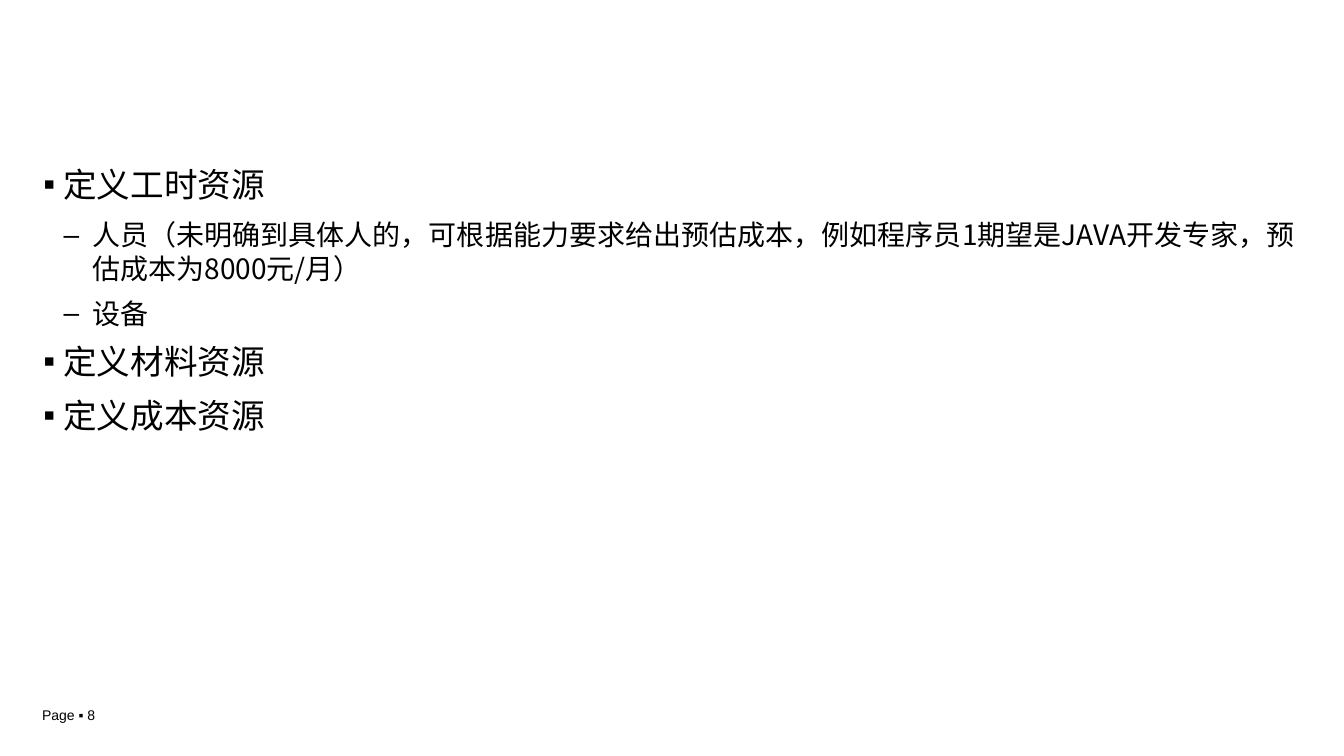
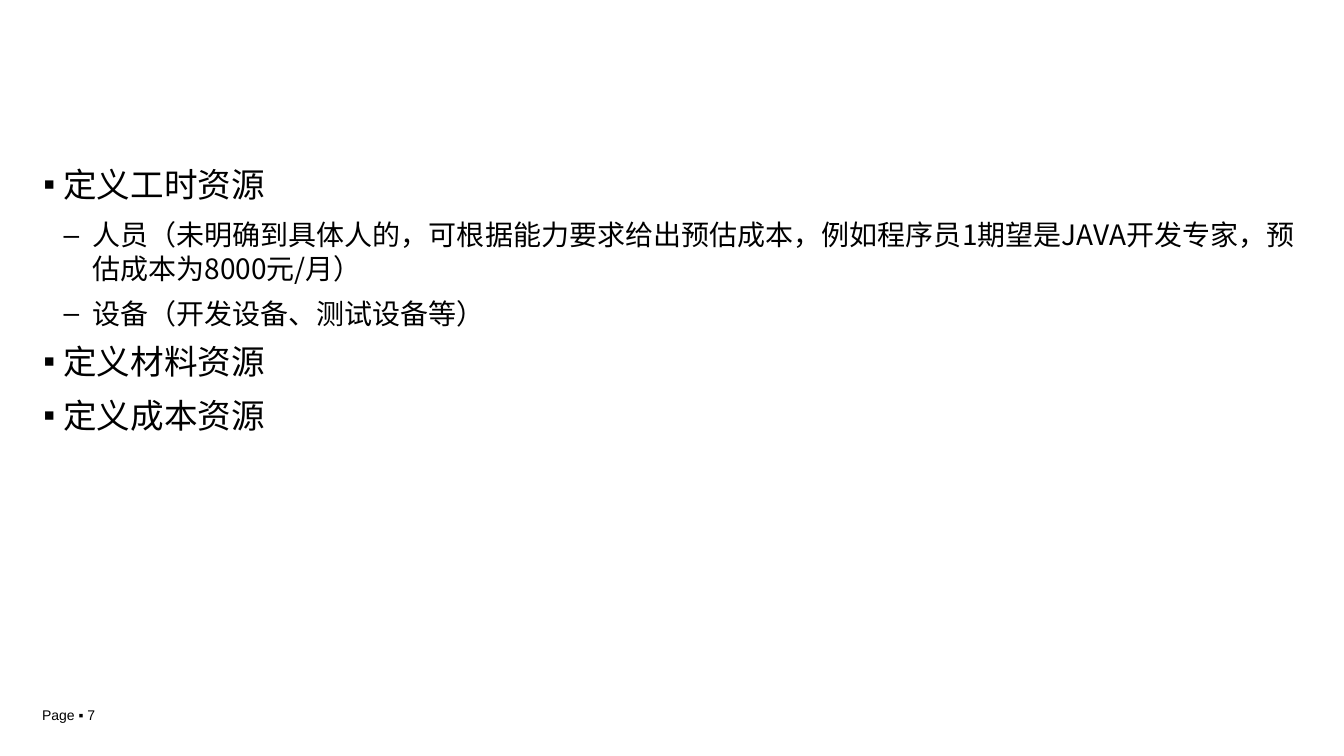
Before and after one commit to edu2act/course-IT-Project-Management, a slide deck: slide 7 of materials/slides/ch03-3.pptx (slide 8 before the commit). Drawn at 1344x756 pixels with LibreOffice and Linux fonts; fonts in the diff are those of the drawing; background and template pictures are left out. Boxes give left, top, right and bottom in pixels: in the first picture for what was removed or moved away, otherwise in the second. Text is boxed around its words. In the diff, an @@ line names an element or a change of style, - is before the commit and + after.

```diff
--- a/materials/slides/ch03-3.pptx
+++ b/materials/slides/ch03-3.pptx
@@ text at (92,300,485,327): text changed @@
-  – 设备
+  – 设备（开发设备、测试设备等）
@@ page number at (42,710,95,723): text changed @@
-Page ▪ 8
+Page ▪ 7
```
Also in this commit, not shown: 1 other slide changed, 1 slide removed.
